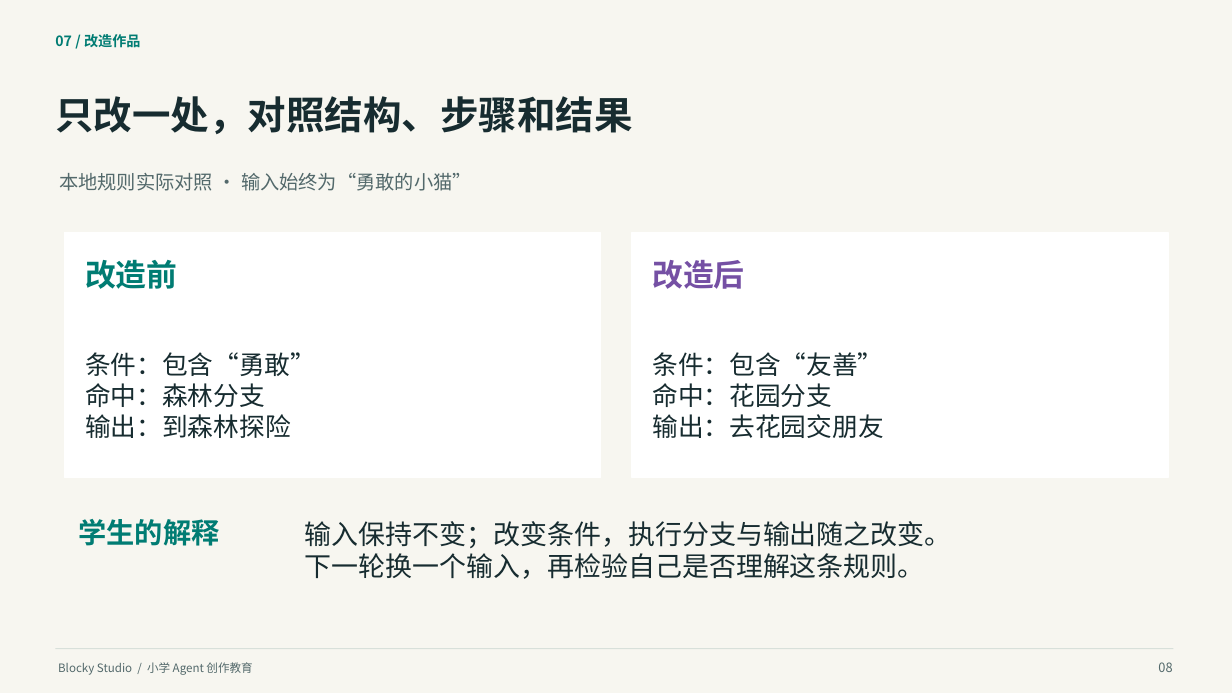
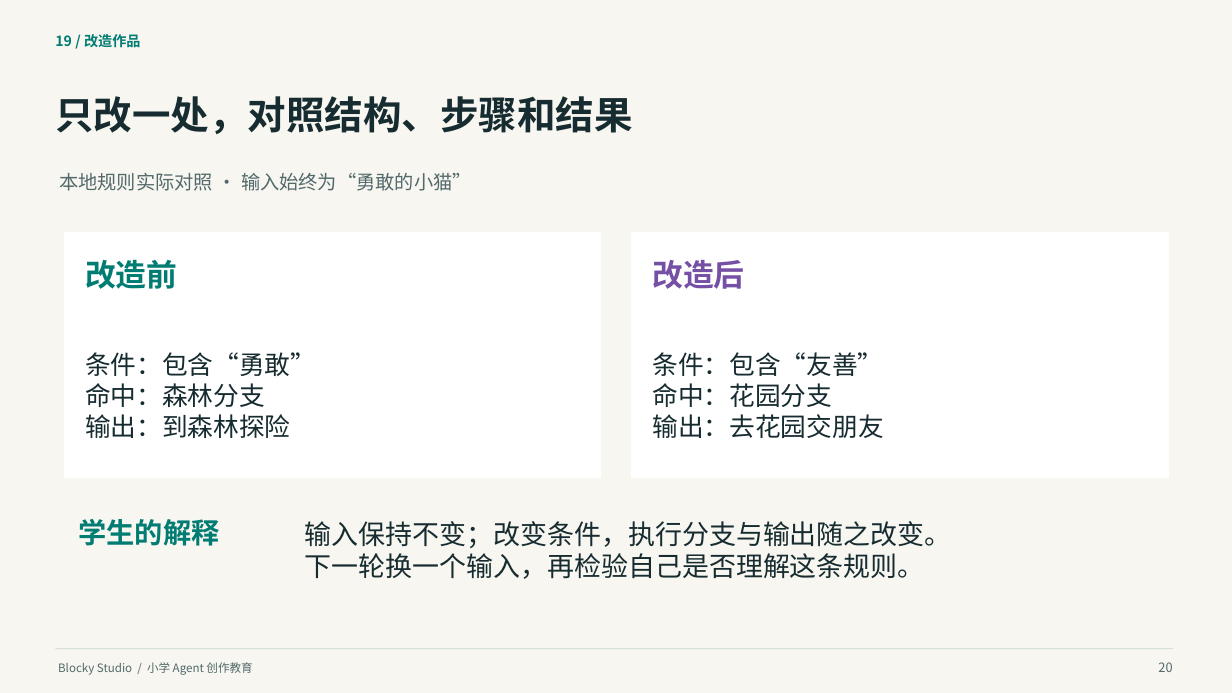
Before and after one commit to q2955161835-debug/Blocky-AI, a slide deck: slide 20 of doc/交付/2026-10-03-答辩与商业计划书/Blocky-Studio-小学Agent创作教育-2026-10-03.pptx (slide 8 before the commit). Drawn at 1232x693 pixels with LibreOffice and Linux fonts; fonts in the diff are those of the drawing. Boxes give left, top, right and bottom in pixels: in the first picture for what was removed or moved away, otherwise in the second. Text is boxed around its words. In the diff, an @@ line names an element or a change of style, - is before the commit and + after.

```diff
--- a/doc/交付/2026-10-03-答辩与商业计划书/Blocky-Studio-小学Agent创作教育-2026-10-03.pptx
+++ b/doc/交付/2026-10-03-答辩与商业计划书/Blocky-Studio-小学Agent创作教育-2026-10-03.pptx
@@ text at (55,34,141,48): text changed @@
-07 / 改造作品
+19 / 改造作品
@@ text at (1158,662,1172,672): text changed @@
-08
+20
```
Also in this commit, not shown: 34 other slides changed, 9 slides added, 1 slide removed, 52 other files.
